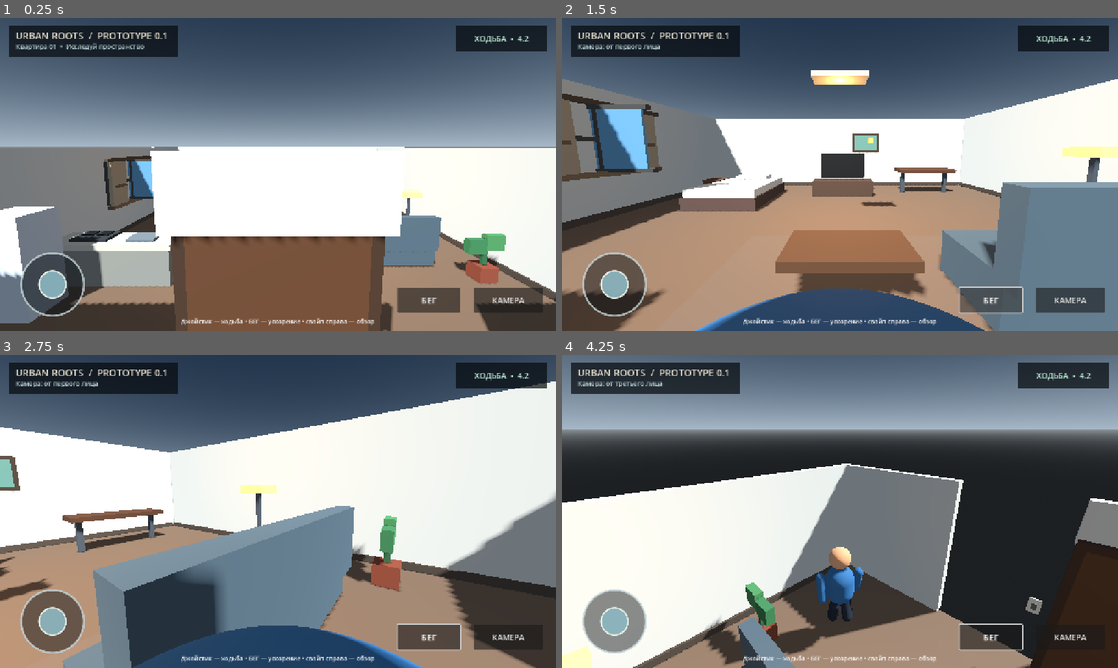
Above: before the commit, frames 1-4 (two rows, left to right).
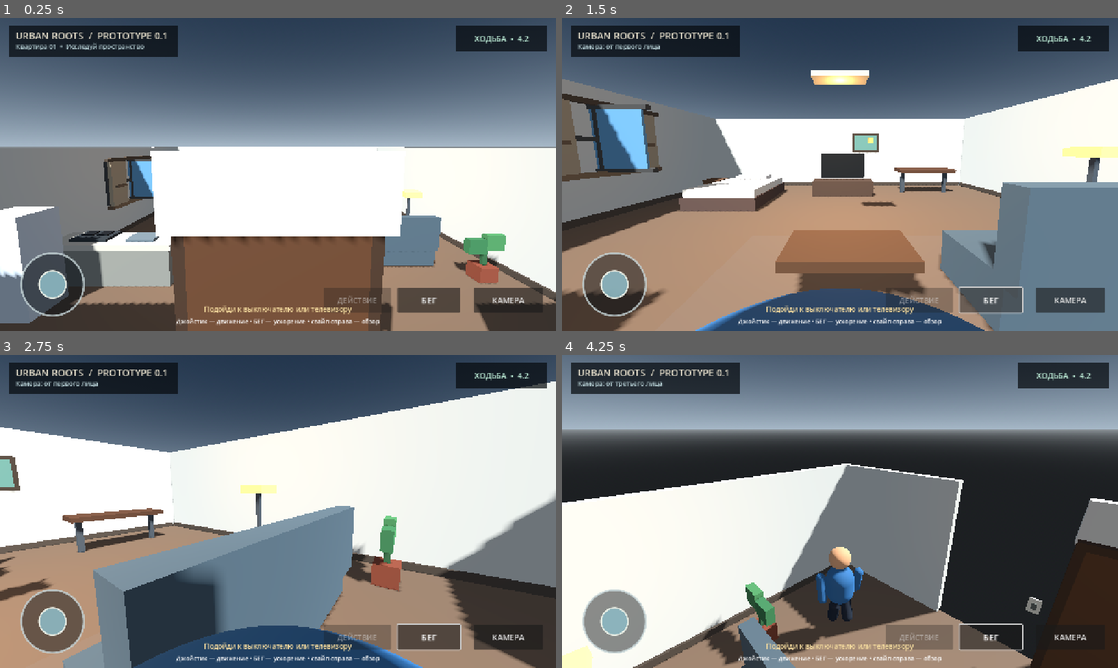
Above: after the commit, the same moments.

Repository: filesgloom-png/URBAN-ROOTS
Game: Godot game, scene res://scenes/main.tscn
Same seed, same stepped clock (60 frames per second), same inputs: the game is played once before the commit and once after it.
Inputs (mouse positions are in pixels of both pictures, inside the frame that each line leads up to):
- Up to frame 1 (0.25 s): no input
- Up to frame 2 (1.5 s): click "КАМЕРА" at 0.5 s; click "БЕГ" at 1.25 s
- Up to frame 3 (2.75 s): tap Enter at 2 s; drag from (50, 621) to (333, 442) at 2.02 s
- Up to frame 4 (4.25 s): drag from (728, 527) to (812, 574) at 2.77 s; tap Space at 3.5 s; move the mouse to (895, 442) at 3.52 s; hold D (move_right) from 3.53 s (still down); tap V at 3.6 s

The runs differ from the first frame. In frame 1, 1.3% of the frame differs, in the area x 31-71%, y 86-99%; in frame 2, 1.2%; in frame 3, 1.4%; in frame 4, 1.4%.

Commit message:
Add apartment interaction system

Diff:
--- a/scripts/main.gd
+++ b/scripts/main.gd
@@ -23,6 +23,15 @@
 var look_last := Vector2.ZERO
 var status_label: Label
 var movement_label: Label
+var interaction_hint: Label
+var interact_button: Button
+var ceiling_glow: OmniLight3D
+var ceiling_fixture: MeshInstance3D
+var switch_visual: MeshInstance3D
+var tv_screen: MeshInstance3D
+var light_is_on := true
+var tv_is_on := false
+var interaction_target := ""
 
 func _ready() -> void:
 	_build_environment()
@@ -97,7 +106,7 @@
 	_box(self, "DoorFrameRight", Vector3(0.12, 2.55, 0.14), Vector3(0.92, 1.27, 5.82), Color(0.25, 0.18, 0.13), false)
 	_box(self, "DoorFrameTop", Vector3(1.95, 0.12, 0.14), Vector3(0, 2.54, 5.82), Color(0.25, 0.18, 0.13), false)
 	_box(self, "LightSwitchPlate", Vector3(0.18, 0.28, 0.035), Vector3(1.2, 1.25, 5.82), Color(0.82, 0.8, 0.72), false)
-	_box(self, "LightSwitchToggle", Vector3(0.07, 0.12, 0.025), Vector3(1.2, 1.25, 5.79), Color(0.35, 0.37, 0.34), false)
+	switch_visual = _box(self, "LightSwitchToggle", Vector3(0.07, 0.12, 0.025), Vector3(1.2, 1.25, 5.79), Color(0.35, 0.37, 0.34), false)
 	_box(self, "EntryMat", Vector3(1.5, 0.035, 0.72), Vector3(0, 0.025, 5.25), Color(0.22, 0.29, 0.29), false)
 	_box(self, "EntryMatStripeLeft", Vector3(0.045, 0.012, 0.62), Vector3(-0.56, 0.048, 5.25), Color(0.68, 0.56, 0.38), false)
 	_box(self, "EntryMatStripeRight", Vector3(0.045, 0.012, 0.62), Vector3(0.56, 0.048, 5.25), Color(0.68, 0.56, 0.38), false)
@@ -138,7 +147,7 @@
 	_box(self, "WallPictureCanvas", Vector3(1.08, 0.68, 0.025), Vector3(1.2, 2.05, -5.72), Color(0.36, 0.53, 0.48), false)
 	_box(self, "PictureSun", Vector3(0.24, 0.24, 0.03), Vector3(1.45, 2.17, -5.69), Color(0.9, 0.67, 0.36), false)
 	_box(self, "TVStand", Vector3(2.2, 0.58, 0.55), Vector3(0.1, 0.29, -3.7), Color(0.28, 0.22, 0.18))
-	_box(self, "TVScreen", Vector3(1.65, 0.95, 0.1), Vector3(0.1, 1.12, -3.95), Color(0.045, 0.075, 0.09), false)
+	tv_screen = _box(self, "TVScreen", Vector3(1.65, 0.95, 0.1), Vector3(0.1, 1.12, -3.95), Color(0.045, 0.075, 0.09), false)
 	_box(self, "TVStandShelf", Vector3(1.7, 0.06, 0.4), Vector3(0.1, 0.15, -3.68), Color(0.4, 0.31, 0.23), false)
 	_box(self, "PlantPot", Vector3(0.42, 0.38, 0.42), Vector3(5.0, 0.19, 2.55), Color(0.48, 0.25, 0.18))
 	_box(self, "PlantStem", Vector3(0.1, 0.65, 0.1), Vector3(5.0, 0.65, 2.55), Color(0.2, 0.36, 0.23), false)
@@ -149,8 +158,8 @@
 	_box(self, "StoveBurnerLeft", Vector3(0.26, 0.025, 0.26), Vector3(-4.63, 1.095, 2.38), Color(0.08, 0.09, 0.1), false)
 	_box(self, "StoveBurnerRight", Vector3(0.26, 0.025, 0.26), Vector3(-4.27, 1.095, 2.38), Color(0.08, 0.09, 0.1), false)
 	_box(self, "SinkBasin", Vector3(0.65, 0.06, 0.45), Vector3(-3.25, 1.04, 2.48), Color(0.38, 0.43, 0.45), false)
-	_box(self, "CeilingLight", Vector3(1.0, 0.08, 0.45), Vector3(0, 3.0, -0.2), Color(0.94, 0.84, 0.64), false)
-	var ceiling_glow := OmniLight3D.new()
+	ceiling_fixture = _box(self, "CeilingLight", Vector3(1.0, 0.08, 0.45), Vector3(0, 3.0, -0.2), Color(0.94, 0.84, 0.64), false)
+	ceiling_glow = OmniLight3D.new()
 	ceiling_glow.name = "WarmCeilingGlow"
 	ceiling_glow.position = Vector3(0, 2.85, -0.2)
 	ceiling_glow.light_color = Color(1.0, 0.78, 0.52)
@@ -305,8 +314,34 @@
 	run_btn.button_down.connect(func(): sprinting = true)
 	run_btn.button_up.connect(func(): sprinting = false)
 	layer.add_child(run_btn)
+	interact_button = Button.new()
+	interact_button.name = "InteractButton"
+	interact_button.text = "ДЕЙСТВИЕ"
+	interact_button.position = Vector2(-535, -100)
+	interact_button.size = Vector2(155, 58)
+	interact_button.anchor_left = 1.0
+	interact_button.anchor_right = 1.0
+	interact_button.anchor_top = 1.0
+	interact_button.anchor_bottom = 1.0
+	interact_button.disabled = true
+	interact_button.add_theme_font_size_override("font_size", 17)
+	interact_button.pressed.connect(_interact_with_target)
+	layer.add_child(interact_button)
+	interaction_hint = Label.new()
+	interaction_hint.name = "InteractionHint"
+	interaction_hint.text = "Подойди к выключателю или телевизору"
+	interaction_hint.anchor_left = 0.5
+	interaction_hint.anchor_right = 0.5
+	interaction_hint.anchor_top = 1.0
+	interaction_hint.anchor_bottom = 1.0
+	interaction_hint.position = Vector2(-230, -62)
+	interaction_hint.size = Vector2(460, 24)
+	interaction_hint.horizontal_alignment = HORIZONTAL_ALIGNMENT_CENTER
+	interaction_hint.add_theme_font_size_override("font_size", 16)
+	interaction_hint.add_theme_color_override("font_color", Color(0.96, 0.86, 0.62))
+	layer.add_child(interaction_hint)
 	var help := Label.new()
-	help.text = "Джойстик — ходьба • БЕГ — ускорение • свайп справа — обзор"
+	help.text = "Джойстик — движение • БЕГ — ускорение • свайп справа — обзор"
 	help.anchor_left = 0.5
 	help.anchor_right = 0.5
 	help.anchor_top = 1.0
@@ -319,6 +354,50 @@
 
 func _on_joystick_value_changed(value: Vector2) -> void:
 	joystick_vector = value
+
+func _update_interaction_target() -> void:
+	interaction_target = ""
+	var switch_distance := player.global_position.distance_to(Vector3(1.2, 1.25, 5.7))
+	var tv_distance := player.global_position.distance_to(Vector3(0.1, 1.12, -3.65))
+	if switch_distance <= 2.25 and switch_distance <= tv_distance:
+		interaction_target = "light"
+	elif tv_distance <= 2.25:
+		interaction_target = "tv"
+	if is_instance_valid(interact_button):
+		interact_button.disabled = interaction_target == ""
+	if is_instance_valid(interaction_hint):
+		match interaction_target:
+			"light":
+				interaction_hint.text = "Нажми «ДЕЙСТВИЕ»: " + ("выключить свет" if light_is_on else "включить свет")
+			"tv":
+				interaction_hint.text = "Нажми «ДЕЙСТВИЕ»: " + ("выключить телевизор" if tv_is_on else "включить телевизор")
+			_:
+				interaction_hint.text = "Подойди к выключателю или телевизору"
+
+func _interact_with_target() -> void:
+	match interaction_target:
+		"light":
+			light_is_on = not light_is_on
+			if is_instance_valid(ceiling_glow):
+				ceiling_glow.visible = light_is_on
+			if is_instance_valid(ceiling_fixture):
+				ceiling_fixture.material_override = _material(Color(0.94, 0.84, 0.64) if light_is_on else Color(0.25, 0.26, 0.27))
+			if is_instance_valid(switch_visual):
+				switch_visual.material_override = _material(Color(0.35, 0.37, 0.34) if light_is_on else Color(0.85, 0.62, 0.3))
+			if is_instance_valid(status_label):
+				status_label.text = "Свет включён" if light_is_on else "Свет выключен"
+		"tv":
+			tv_is_on = not tv_is_on
+			if is_instance_valid(tv_screen):
+				var screen_material := _material(Color(0.12, 0.55, 0.72) if tv_is_on else Color(0.045, 0.075, 0.09), 0.35)
+				if tv_is_on:
+					screen_material.emission_enabled = true
+					screen_material.emission = Color(0.08, 0.32, 0.48)
+					screen_material.emission_energy_multiplier = 0.8
+				tv_screen.material_override = screen_material
+			if is_instance_valid(status_label):
+				status_label.text = "Телевизор включён" if tv_is_on else "Телевизор выключен"
+	_update_interaction_target()
 
 func _toggle_camera() -> void:
 	first_person = not first_person
@@ -384,6 +463,7 @@
 	else:
 		player.velocity.y = -0.1
 	player.move_and_slide()
+	_update_interaction_target()
 	var horizontal_speed := Vector2(player.velocity.x, player.velocity.z).length()
 	if horizontal_speed > 0.12:
 		walk_phase += _delta * horizontal_speed * 2.4
